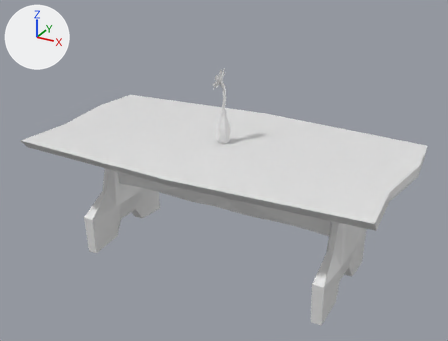
Two versions of the Blender file Model3D/Modelos/mesa.blend, one commit apart.
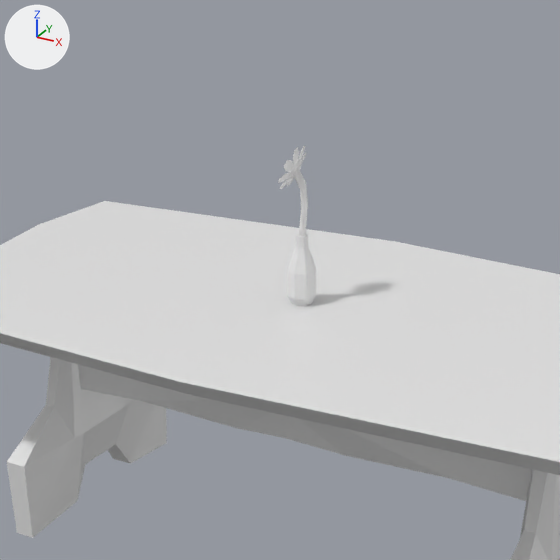
Each version is shown whole from a 50 mm lens placed at (8.92, -16.17, 11.64), pointed at (0.17, -0.27, 3.69), then close up on the part from 18% to 77% of the width and 0% to 77% of the height. The lights are fixed; the arrows at upper left show +X, +Y and +Z.

The first close-up shows 'Cylinder', 'Mesa'.
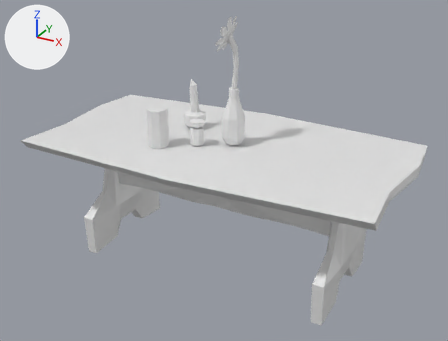
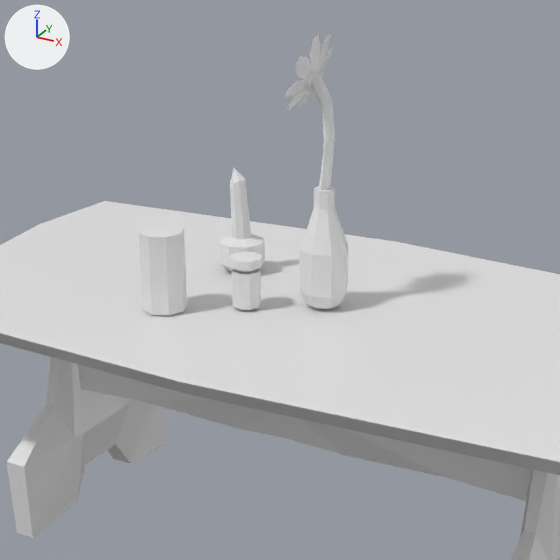
Location of each change, [x1, y1, x2, y2] in pixels of the close-ups (560 x 560 px):
```json
{"object": "Objetos", "change": "added", "after": [139, 33, 348, 316]}
{"object": "Cylinder", "change": "deleted", "before": [278, 146, 316, 306]}
```

Scene script edits in JSON lines:
```json
{"op": "add", "block": "me_cylinder_1", "code": ["me_cylinder_1 = bpy.data.meshes.new('Cylinder')", "me_cylinder_1.from_pydata(...)  # 241 vertices, 201 faces; spans x -1.98..0.72, y -1.55..1.14, z 4.55..8.53"]}
{"op": "remove", "block": "ob_cylinder", "code": ["ob_cylinder = bpy.data.objects.new('Cylinder', me_cylinder)", "ob_cylinder.location = (0.0, 0.0, 0.0)"]}
{"op": "add", "block": "ob_objetos", "code": ["ob_objetos = bpy.data.objects.new('Objetos', me_cylinder_1)", "ob_objetos.location = (0.0, 0.0, 0.0)"]}
```
